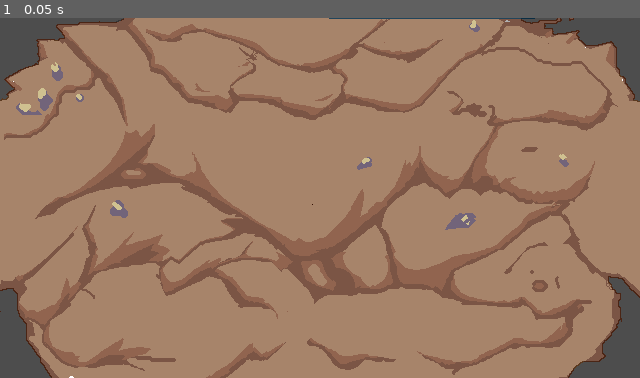
Above: before the commit, frame 1.
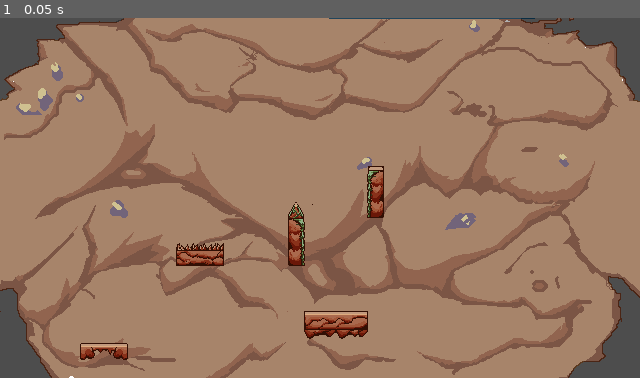
Above: after the commit, the same moment.

Repository: DeVelox/Niro
Game: Godot game, scene res://levels/boss2/level3.tscn
Two runs of this game, one before a commit and one after it. Both use one fixed random seed, a clock stepped at 60 frames per second and the inputs below. This scene is started directly instead of the project's main scene. The engine's default icon, where the game draws it, is replaced by a stand-in: a white triangle on a blue panel in a dark square. Sound files missing from this copy of the repository are replaced by a short silence.
Inputs:
- Up to frame 1 (0.05 s): no input

The runs differ from the first frame. In frame 1, 2.2% of the frame differs, in the area x 12-60%, y 41-95%.
Error in both runs: Cannot call method 'add_child' on a null value. (res://scripts/level.gd:22)

Commit message:
level lol

Diff:
--- a/levels/boss2/level3.tscn
+++ b/levels/boss2/level3.tscn
@@ -1,7 +1,8 @@
-[gd_scene load_steps=5 format=3 uid="uid://b8rl42y3ycmvh"]
+[gd_scene load_steps=6 format=3 uid="uid://b8rl42y3ycmvh"]
 
 [ext_resource type="Script" path="res://scripts/level.gd" id="1_ng6xm"]
 [ext_resource type="Texture2D" uid="uid://c43ygn1u7sueg" path="res://assets/elliot/stoneGiantPlaceholder1.png" id="2_x01o6"]
+[ext_resource type="PackedScene" uid="uid://88mqupj5ekgp" path="res://prefabs/level design/level_switcher.tscn" id="4_cgslt"]
 [ext_resource type="PackedScene" uid="uid://bb44qdp7l5m62" path="res://prefabs/level design/tilemap.tscn" id="5_q68go"]
 
 [sub_resource type="CapsuleShape2D" id="CapsuleShape2D_m7p01"]
@@ -26,7 +27,6 @@
 shape = SubResource("CapsuleShape2D_m7p01")
 
 [node name="Tilemap" parent="." node_paths=PackedStringArray("next") groups=["hidden"] instance=ExtResource("5_q68go")]
-visible = false
 layer_1/tile_data = PackedInt32Array(-327661, 1310727, 5, -262125, 1310727, 6, -196589, 655367, 8, -327660, 1376263, 5, …(703 unchanged characters)…
 layer_2/tile_data = PackedInt32Array(-720885, 1310727, 1, -655349, 1310727, 2, -720884, 1376263, 1, -655348, 1376263, 2, -720883, 1441799, 1, -655347, 1441799, 2)
 layer_3/tile_data = PackedInt32Array(-720878, 1, 393216, -524277, 1, 393216, -524276, 1, 393216, -524275, 1, 393216, -589813, 1, 393216, -589812, 1, 393216, -589811, 1, 393216, -262139, 1, 262144, -262138, 1, 262144, -262137, 1, 262144)
@@ -35,7 +35,6 @@
 next = NodePath("../Tilemap2")
 
 [node name="Tilemap2" parent="." node_paths=PackedStringArray("prev", "next") groups=["hidden"] instance=ExtResource("5_q68go")]
-visible = false
 layer_1/tile_data = PackedInt32Array(-131067, 1310727, 2, -131066, 1376263, 2, -131065, 1441799, 2, -196603, 1310727, 1 …(1460 unchanged characters)…
 layer_2/tile_data = PackedInt32Array(-655348, 1310727, 6, -655347, 1376263, 6, -655346, 1441799, 6, -655342, 1310727, 6, -655341, 1376263, 6, -655340, 1441799, 6, -262120, 1376263, 1, -196584, 1376263, 2, -262119, 1441799, 1, -196583, 1441799, 2)
 layer_3/tile_data = PackedInt32Array(-196593, 1, 65536, -196592, 1, 65536, -196591, 1, 65536, -196587, 1, 65536, -19658 …(831 unchanged characters)…
@@ -48,42 +47,47 @@
 layer_1/tile_data = PackedInt32Array(-1114097, 1310727, 5, -1048561, 1310727, 6, -1114096, 1376263, 5, -1048560, 137626 …(958 unchanged characters)…
 layer_3/tile_data = PackedInt32Array(-851944, 1, 393216, -1245160, 1, 393216, -1179624, 1, 393216, -1114088, 1, 393216, -786408, 1, 393216, -720872, 1, 393216, -917491, 1, 393216, -851955, 1, 393216, -786419, 1, 393216, -458736, 1, 393216, -458735, 1, 393216)
 layer_4/tile_data = PackedInt32Array(-786419, 1, 131072, -851955, 1, 131072, -917491, 1, 131072, -983027, 1, 131072, -1 …(674 unchanged characters)…
-layer_5/tile_data = PackedInt32Array(-196600, 1, 196608, -196599, 1, 196608, -196598, 1, 196608, -262134, 1, 196608, -262135, 1, 196608, -262136, 1, 196608, -786419, 1, 196608, -851955, 1, 196608 …(598 unchanged characters)…
+layer_5/tile_data = PackedInt32Array(-196600, 1, 327680, -196599, 1, 327680, -196598, 1, 327680, -262134, 1, 327680, -262135, 1, 327680, -262136, 1, 327680, -786419, 1, 196608, -851955, 1, 196608 …(598 unchanged characters)…
 prev = NodePath("../Tilemap2")
 
+[node name="SceneSwitcher" parent="." instance=ExtResource("4_cgslt")]
+position = Vector2(153, 301)
+scale = Vector2(1.3, 0.5)
+next_scene = "res://levels/boss2/level4.tscn"
+
 [connection signal="body_entered" from="Tilemap/KillZone" to="Tilemap/KillZone" method="_on_body_entered"]
-[connection signal="body_entered" from="Tilemap/@Area2D@22051" to="Tilemap/@Area2D@22051" method="_on_body_entered"]
-[connection signal="body_entered" from="Tilemap/@Area2D@22052" to="Tilemap/@Area2D@22052" method="_on_body_entered"]
-[connection signal="body_entered" from="Tilemap/@Area2D@22053" to="Tilemap/@Area2D@22053" method="_on_body_entered"]
-[connection signal="body_entered" from="Tilemap/@Area2D@22054" to="Tilemap/@Area2D@22054" method="_on_body_entered"]
-[connection signal="body_entered" from="Tilemap/@Area2D@22055" to="Tilemap/@Area2D@22055" method="_on_body_entered"]
-[connection signal="body_entered" from="Tilemap/@Area2D@22056" to="Tilemap/@Area2D@22056" method="_on_body_entered"]
+[connection signal="body_entered" from="Tilemap/@Area2D@33160" to="Tilemap/@Area2D@33160" method="_on_body_entered"]
+[connection signal="body_entered" from="Tilemap/@Area2D@33161" to="Tilemap/@Area2D@33161" method="_on_body_entered"]
+[connection signal="body_entered" from="Tilemap/@Area2D@33162" to="Tilemap/@Area2D@33162" method="_on_body_entered"]
+[connection signal="body_entered" from="Tilemap/@Area2D@33163" to="Tilemap/@Area2D@33163" method="_on_body_entered"]
+[connection signal="body_entered" from="Tilemap/@Area2D@33164" to="Tilemap/@Area2D@33164" method="_on_body_entered"]
+[connection signal="body_entered" from="Tilemap/@Area2D@33165" to="Tilemap/@Area2D@33165" method="_on_body_entered"]
 [connection signal="body_entered" from="Tilemap/Fader" to="Tilemap/Fader" method="_on_body_entered"]
-[connection signal="body_entered" from="Tilemap/@Area2D@22057" to="Tilemap/@Area2D@22057" method="_on_body_entered"]
-[connection signal="body_entered" from="Tilemap/@Area2D@22058" to="Tilemap/@Area2D@22058" method="_on_body_entered"]
+[connection signal="body_entered" from="Tilemap/@Area2D@33166" to="Tilemap/@Area2D@33166" method="_on_body_entered"]
+[connection signal="body_entered" from="Tilemap/@Area2D@33167" to="Tilemap/@Area2D@33167" method="_on_body_entered"]
 [connection signal="body_entered" from="Tilemap2/KillZone" to="Tilemap2/KillZone" method="_on_body_entered"]
-[connection signal="body_entered" from="Tilemap2/@Area2D@22151" to="Tilemap2/@Area2D@22151" method="_on_body_entered"]
-[connection signal="body_entered" from="Tilemap2/@Area2D@22152" to="Tilemap2/@Area2D@22152" method="_on_body_entered"]
-[connection signal="body_entered" from="Tilemap2/@Area2D@22153" to="Tilemap2/@Area2D@22153" method="_on_body_entered"]
-[connection signal="body_entered" from="Tilemap2/@Area2D@22154" to="Tilemap2/@Area2D@22154" method="_on_body_entered"]
-[connection signal="body_entered" from="Tilemap2/@Area2D@22155" to="Tilemap2/@Area2D@22155" method="_on_body_entered"]
-[connection signal="body_entered" from="Tilemap2/@Area2D@22156" to="Tilemap2/@Area2D@22156" method="_on_body_entered"]
-[connection signal="body_entered" from="Tilemap2/@Area2D@22157" to="Tilemap2/@Area2D@22157" method="_on_body_entered"]
-[connection signal="body_entered" from="Tilemap2/@Area2D@22158" to="Tilemap2/@Area2D@22158" method="_on_body_entered"]
-[connection signal="body_entered" from="Tilemap2/@Area2D@22159" to="Tilemap2/@Area2D@22159" method="_on_body_entered"]
-[connection signal="body_entered" from="Tilemap2/@Area2D@22160" to="Tilemap2/@Area2D@22160" method="_on_body_entered"]
-[connection signal="body_entered" from="Tilemap2/@Area2D@22161" to="Tilemap2/@Area2D@22161" method="_on_body_entered"]
+[connection signal="body_entered" from="Tilemap2/@Area2D@33260" to="Tilemap2/@Area2D@33260" method="_on_body_entered"]
+[connection signal="body_entered" from="Tilemap2/@Area2D@33261" to="Tilemap2/@Area2D@33261" method="_on_body_entered"]
+[connection signal="body_entered" from="Tilemap2/@Area2D@33262" to="Tilemap2/@Area2D@33262" method="_on_body_entered"]
+[connection signal="body_entered" from="Tilemap2/@Area2D@33263" to="Tilemap2/@Area2D@33263" method="_on_body_entered"]
+[connection signal="body_entered" from="Tilemap2/@Area2D@33264" to="Tilemap2/@Area2D@33264" method="_on_body_entered"]
+[connection signal="body_entered" from="Tilemap2/@Area2D@33265" to="Tilemap2/@Area2D@33265" method="_on_body_entered"]
+[connection signal="body_entered" from="Tilemap2/@Area2D@33266" to="Tilemap2/@Area2D@33266" method="_on_body_entered"]
+[connection signal="body_entered" from="Tilemap2/@Area2D@33267" to="Tilemap2/@Area2D@33267" method="_on_body_entered"]
+[connection signal="body_entered" from="Tilemap2/@Area2D@33268" to="Tilemap2/@Area2D@33268" method="_on_body_entered"]
+[connection signal="body_entered" from="Tilemap2/@Area2D@33269" to="Tilemap2/@Area2D@33269" method="_on_body_entered"]
+[connection signal="body_entered" from="Tilemap2/@Area2D@33270" to="Tilemap2/@Area2D@33270" method="_on_body_entered"]
 [connection signal="body_entered" from="Tilemap2/Fader" to="Tilemap2/Fader" method="_on_body_entered"]
-[connection signal="body_entered" from="Tilemap2/@Area2D@37771" to="Tilemap2/@Area2D@37771" method="_on_body_entered"]
-[connection signal="body_entered" from="Tilemap2/@Area2D@37772" to="Tilemap2/@Area2D@37772" method="_on_body_entered"]
+[connection signal="body_entered" from="Tilemap2/@Area2D@33271" to="Tilemap2/@Area2D@33271" method="_on_body_entered"]
+[connection signal="body_entered" from="Tilemap2/@Area2D@33272" to="Tilemap2/@Area2D@33272" method="_on_body_entered"]
 [connection signal="body_entered" from="Tilemap3/KillZone" to="Tilemap3/KillZone" method="_on_body_entered"]
-[connection signal="body_entered" from="Tilemap3/@Area2D@48192" to="Tilemap3/@Area2D@48192" method="_on_body_entered"]
-[connection signal="body_entered" from="Tilemap3/@Area2D@48193" to="Tilemap3/@Area2D@48193" method="_on_body_entered"]
-[connection signal="body_entered" from="Tilemap3/@Area2D@48194" to="Tilemap3/@Area2D@48194" method="_on_body_entered"]
-[connection signal="body_entered" from="Tilemap3/@Area2D@48195" to="Tilemap3/@Area2D@48195" method="_on_body_entered"]
-[connection signal="body_entered" from="Tilemap3/@Area2D@48196" to="Tilemap3/@Area2D@48196" method="_on_body_entered"]
-[connection signal="body_entered" from="Tilemap3/@Area2D@48222" to="Tilemap3/@Area2D@48222" method="_on_body_entered"]
-[connection signal="body_entered" from="Tilemap3/@Area2D@48223" to="Tilemap3/@Area2D@48223" method="_on_body_entered"]
-[connection signal="body_entered" from="Tilemap3/@Area2D@48224" to="Tilemap3/@Area2D@48224" method="_on_body_entered"]
-[connection signal="body_entered" from="Tilemap3/@Area2D@52195" to="Tilemap3/@Area2D@52195" method="_on_body_entered"]
-[connection signal="body_entered" from="Tilemap3/@Area2D@52196" to="Tilemap3/@Area2D@52196" method="_on_body_entered"]
+[connection signal="body_entered" from="Tilemap3/@Area2D@33412" to="Tilemap3/@Area2D@33412" method="_on_body_entered"]
+[connection signal="body_entered" from="Tilemap3/@Area2D@33413" to="Tilemap3/@Area2D@33413" method="_on_body_entered"]
+[connection signal="body_entered" from="Tilemap3/@Area2D@33414" to="Tilemap3/@Area2D@33414" method="_on_body_entered"]
+[connection signal="body_entered" from="Tilemap3/@Area2D@33415" to="Tilemap3/@Area2D@33415" method="_on_body_entered"]
+[connection signal="body_entered" from="Tilemap3/@Area2D@33416" to="Tilemap3/@Area2D@33416" method="_on_body_entered"]
+[connection signal="body_entered" from="Tilemap3/@Area2D@33417" to="Tilemap3/@Area2D@33417" method="_on_body_entered"]
+[connection signal="body_entered" from="Tilemap3/@Area2D@33418" to="Tilemap3/@Area2D@33418" method="_on_body_entered"]
+[connection signal="body_entered" from="Tilemap3/@Area2D@33419" to="Tilemap3/@Area2D@33419" method="_on_body_entered"]
+[connection signal="body_entered" from="Tilemap3/@Area2D@33420" to="Tilemap3/@Area2D@33420" method="_on_body_entered"]
+[connection signal="body_entered" from="Tilemap3/@Area2D@33421" to="Tilemap3/@Area2D@33421" method="_on_body_entered"]
--- /dev/null
+++ b/levels/boss2/level4.tscn
@@ -0,0 +1,47 @@
+[gd_scene load_steps=7 format=3 uid="uid://8u6f3ivlh71m"]
+
+[ext_resource type="Script" path="res://scripts/level.gd" id="1_nh3i8"]
+[ext_resource type="Texture2D" uid="uid://c43ygn1u7sueg" path="res://assets/elliot/stoneGiantPlaceholder1.png" id="2_2wkwk"]
+[ext_resource type="Texture2D" uid="uid://by88pqvsnr0kq" path="res://assets/elliot/tutorialPlaceholder.png" id="3_pffkd"]
+[ext_resource type="Texture2D" uid="uid://d2unvips8vk5y" path="res://assets/elliot/tutorialPlaceholder1.png" id="4_2pd6m"]
+[ext_resource type="PackedScene" uid="uid://bb44qdp7l5m62" path="res://prefabs/level design/tilemap.tscn" id="5_26wwc"]
+
+[sub_resource type="CapsuleShape2D" id="CapsuleShape2D_m7p01"]
+radius = 12.0
+height = 48.0
+
+[node name="Level" type="Node2D"]
+script = ExtResource("1_nh3i8")
+
+[node name="Chest" type="TextureRect" parent="."]
+visible = false
+z_index = -1
+offset_right = 40.0
+offset_bottom = 40.0
+texture = ExtResource("2_2wkwk")
+
+[node name="Feet" type="TextureRect" parent="."]
+z_index = -1
+offset_left = -16.0
+offset_top = -16.0
+offset_right = 656.0
+offset_bottom = 376.0
+texture = ExtResource("3_pffkd")
+
+[node name="Legs" type="TextureRect" parent="."]
+visible = false
+z_index = -1
+offset_left = -16.0
+offset_top = -16.0
+offset_right = 656.0
+offset_bottom = 376.0
+texture = ExtResource("4_2pd6m")
+
+[node name="Spawn" type="Marker2D" parent="."]
+metadata/_edit_group_ = true
+
+[node name="CollisionShape2D" type="CollisionShape2D" parent="Spawn"]
+position = Vector2(0, 10)
+shape = SubResource("CapsuleShape2D_m7p01")
+
+[node name="Tilemap" parent="." instance=ExtResource("5_26wwc")]
--- a/levels/start.tscn
+++ b/levels/start.tscn
@@ -18,6 +18,7 @@
 [node name="SceneSwitcher" parent="." instance=ExtResource("3_8np6h")]
 position = Vector2(232, 248)
 next_scene = "res://levels/boss1/level3.tscn"
+music = "TRACK2"
 set_player_spawn = true
 
 [node name="SceneSwitcher2" parent="." instance=ExtResource("3_8np6h")]
